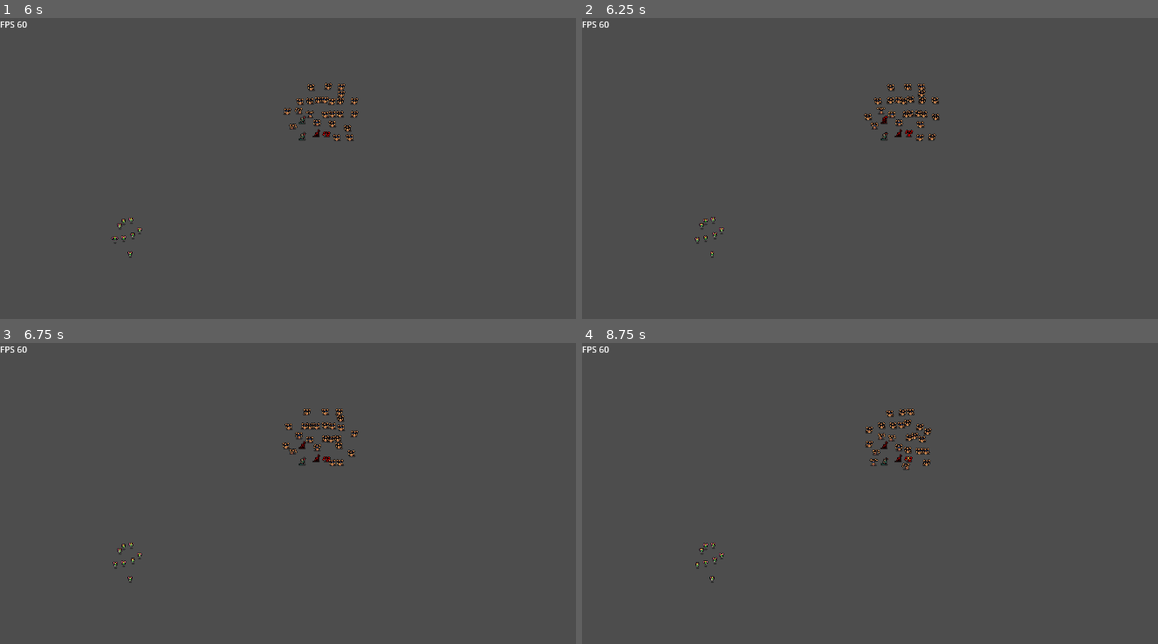
Above: before the commit, frames 1-4 (two rows, left to right).
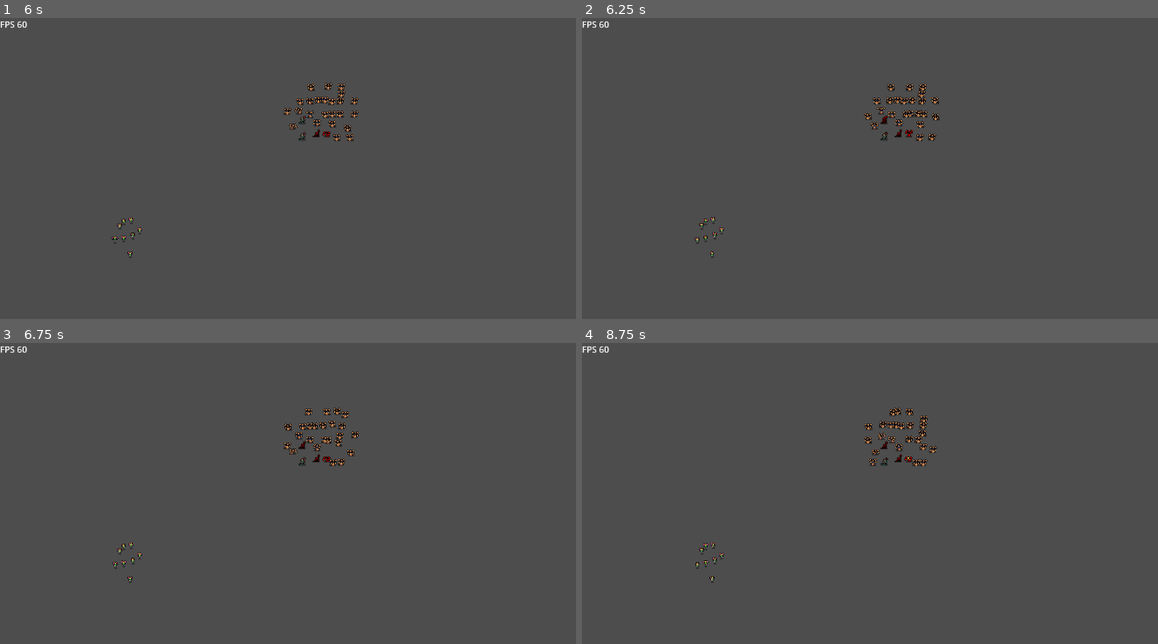
Above: after the commit, the same moments.

Repository: Snayff/nqp3
Game: Godot game, scene res://scenes/stages/combat/stage_combat.tscn
The game is run twice, just before and just after one commit, with the same random seed, the same clock (stepped at 60 frames per second) and the same inputs.
Inputs:
- Up to frame 1 (6 s): tap Enter at 0.5 s; hold D (move_right) 0.53-1.28 s; hold S (move_down) 1.28-2.03 s; hold D (move_right) 2.03-2.78 s; hold W (move_up) 2.78-3.53 s; hold A (move_left) 3.53-5.03 s; hold S (move_down) 5.03-5.78 s; hold D (move_right) from 5.78 s (still down)
- Up to frame 2 (6.25 s): keep holding D (move_right)
- Up to frame 3 (6.75 s): release D (move_right) at 6.53 s; hold W (move_up) from 6.53 s (still down)
- Up to frame 4 (8.75 s): release W (move_up) at 7.28 s; hold D (move_right) 7.28-8.03 s; hold S (move_down) from 8.03 s (still down)

Frame 1 is identical in both runs. In frame 2, 0.2% of the frame differs, in the area x 48-60%, y 21-34%; in frame 3, 0.5%; in frame 4, 0.8%, in the area x 48-62%, y 21-43%.

Commit message:
prevent health_depleted signal emitting multiple times

Diff:
--- a/scripts/components/actor_stats.gd
+++ b/scripts/components/actor_stats.gd
@@ -41,11 +41,12 @@
 	set(value):
 		var previous_health := health
 		health = clamp(value, 0, max_health)
-		emit_signal("health_changed", previous_health, health)
+		if previous_health != health:
+			emit_signal("health_changed", previous_health, health)
 
-		# inform of death
-		if health == 0:
-			emit_signal("health_depleted")
+			# inform of death
+			if health == 0:
+				emit_signal("health_depleted")
 @export var max_stamina : int
 @export var stamina : int:
 	set(value):
